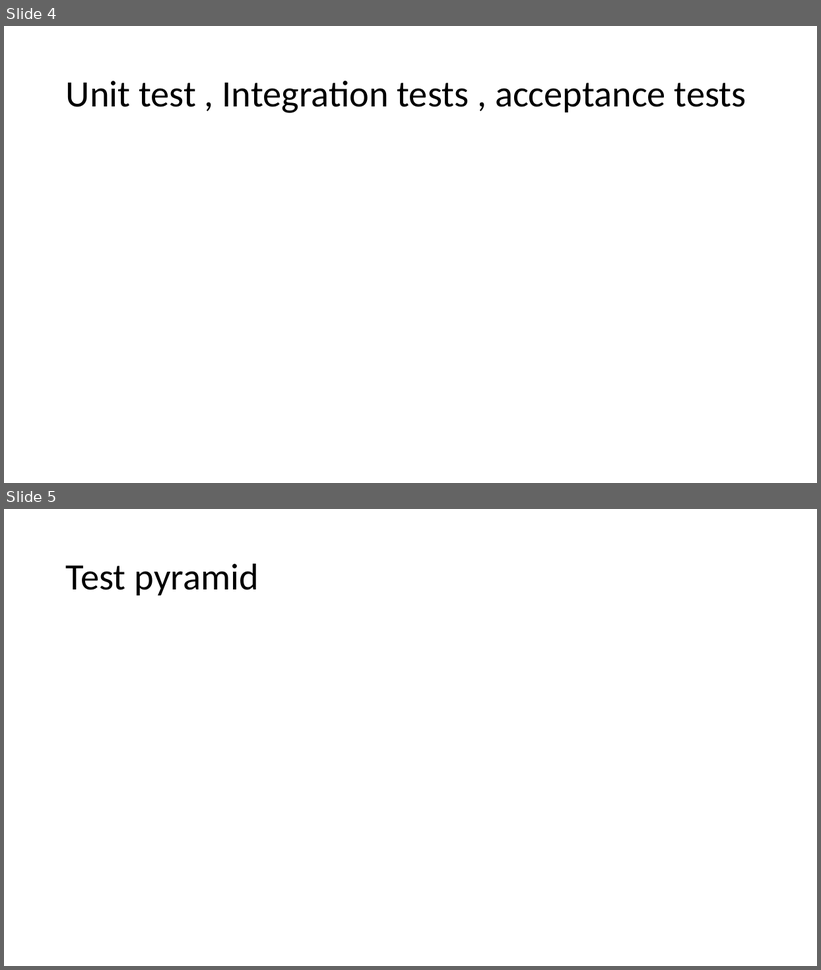
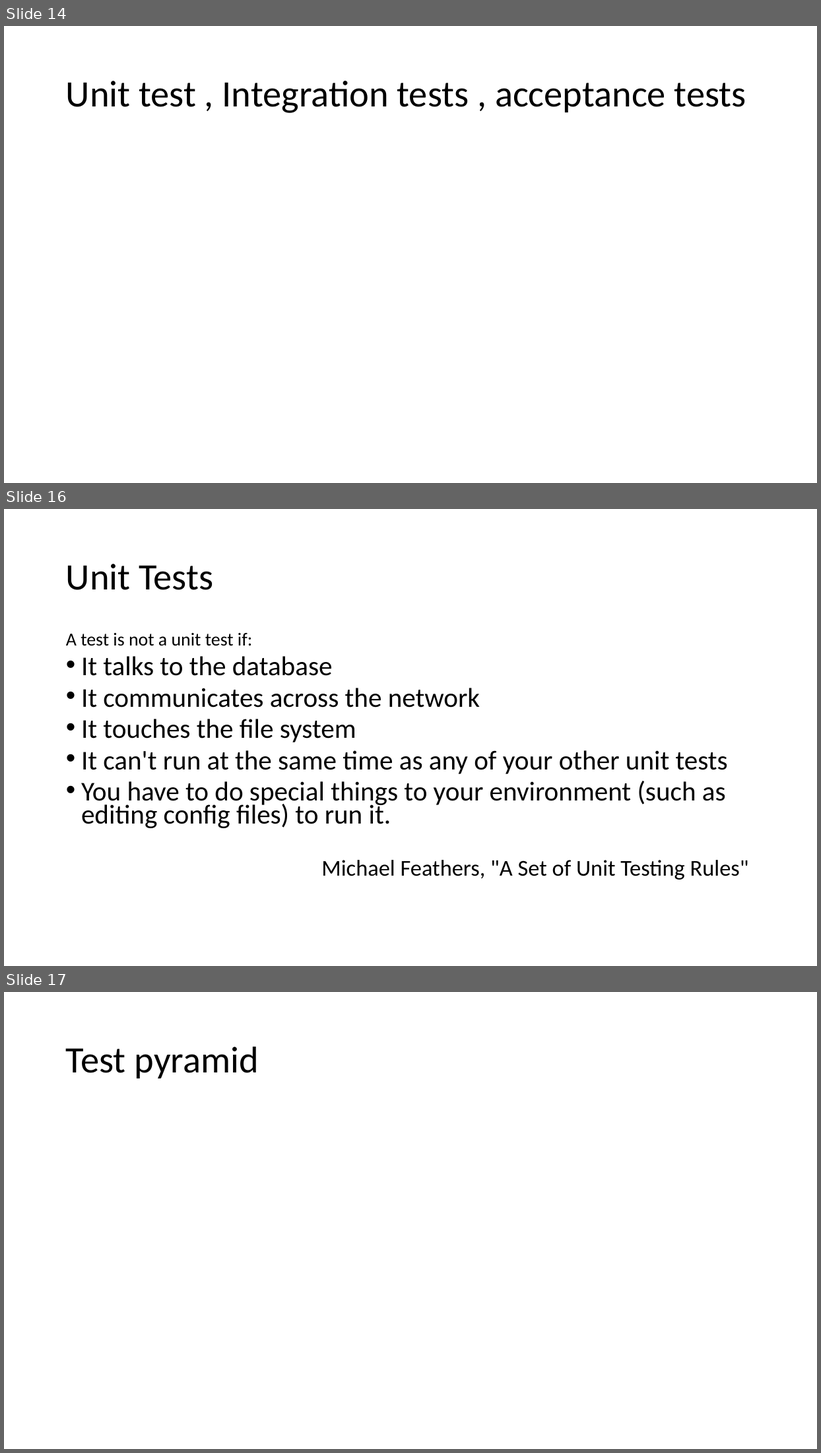
Before and after one commit to SunilPrasad/GithubRepo, a slide deck: TDDExamples/Persentation/TDD.pptx. Shown one above the other, each under a label of ours: slides 4 and 5 before the commit, slides 14, 16 and 17 after it; the slides between them are not shown. The pictures are 821x970 and 821x1453 pixels, drawn with LibreOffice and Linux fonts; fonts in the diff are those of the drawing. Boxes give left, top, right and bottom in pixels: in the first picture for what was removed or moved away, otherwise in the second. Text is boxed around its words. In the diff, an @@ line names an element or a change of style, - is before the commit and + after.

```diff
--- a/TDDExamples/Persentation/TDD.pptx
+++ b/TDDExamples/Persentation/TDD.pptx
@@ slide 16 added at <box>4,509,817,966</box>, background #FFFFFF @@
@@ title added at <box>66,564,213,590</box>, 44 pt, text #000000 @@
+Unit Tests
@@ text added at <box>66,633,749,880</box>, 32 pt, text #000000 @@
+A test is not a unit test if:
+• It talks to the database
+• It communicates across the network
+• It touches the file system
+• It can't run at the same time as any of your other unit tests
+• You have to do special things to your environment (such as editing config files) to run it.
+Michael Feathers, "A Set of Unit Testing Rules"
@@ what was slide 4 is now slide 14 @@
@@ what was slide 5 is now slide 17 @@
```
Also in this commit, not shown: 1 slide changed, 33 other slides added, 8 other files.
